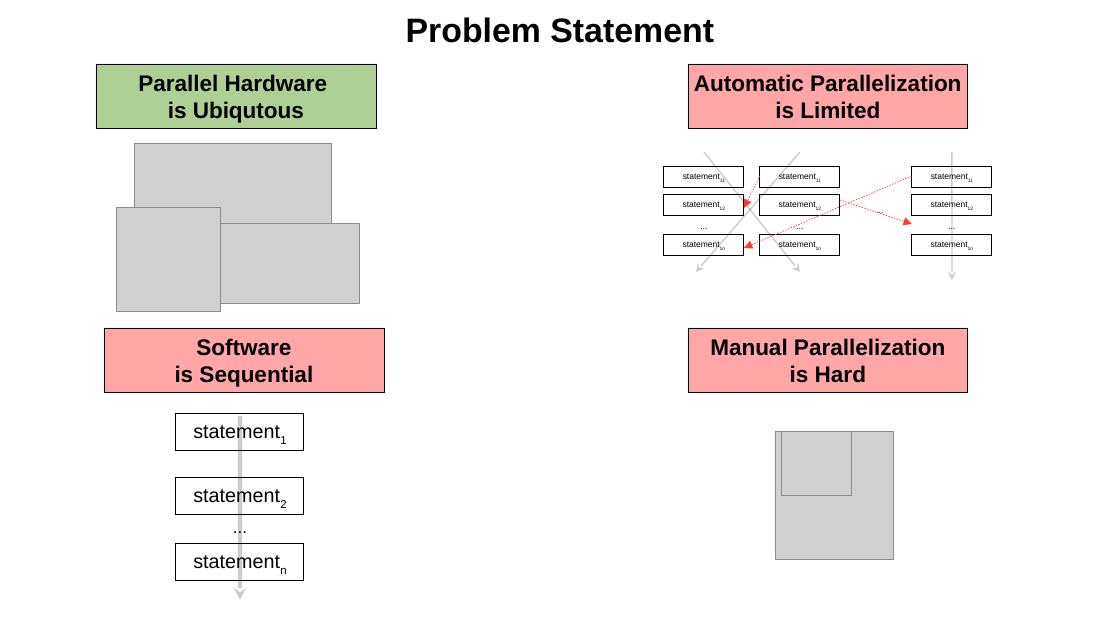
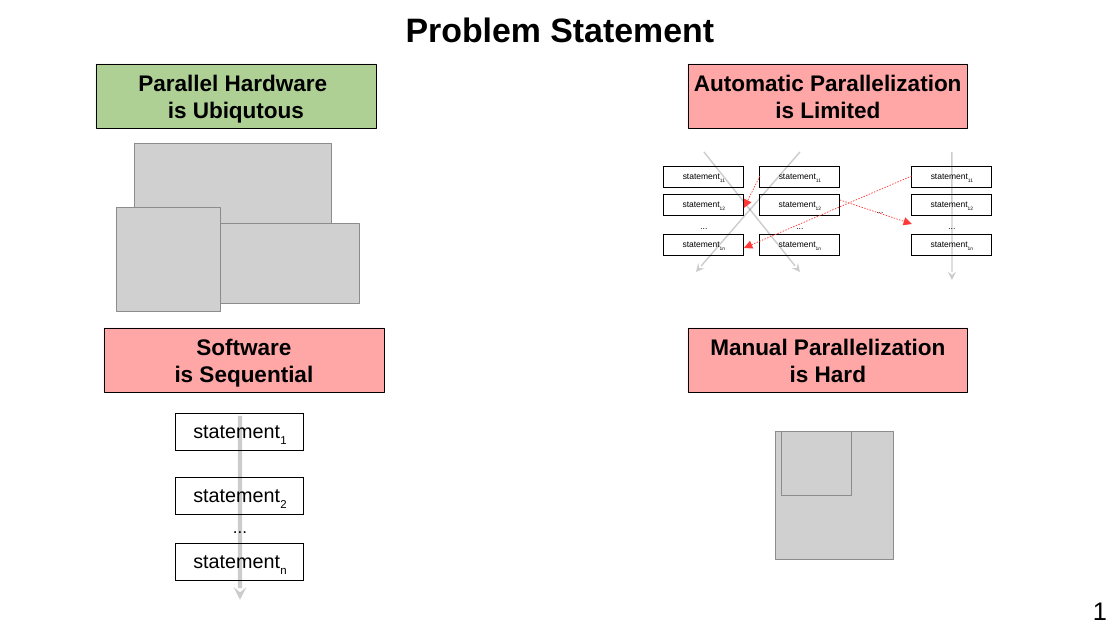
Before and after one commit to harel-coffee/PParMetrics-auto, a slide deck: slide 4 of doc/AI_SEPS_2019_talk/presentation.odp (slide 3 before the commit). Drawn at 1120x630 pixels with LibreOffice and Linux fonts; fonts in the diff are those of the drawing; grey boxes stand for pictures. Boxes give left, top, right and bottom in pixels: in the first picture for what was removed or moved away, otherwise in the second. Text is boxed around its words. In the diff, an @@ line names an element or a change of style, - is before the commit and + after.

```diff
--- a/doc/AI_SEPS_2019_talk/presentation.odp
+++ b/doc/AI_SEPS_2019_talk/presentation.odp
@@ text added at (x1=1093, y1=602, x2=1107, y2=620), 18 pt, text #000000 @@
+1
```
Also in this commit, not shown: 38 other slides changed, 2 slides added, 2 slides removed, 2 other files.
